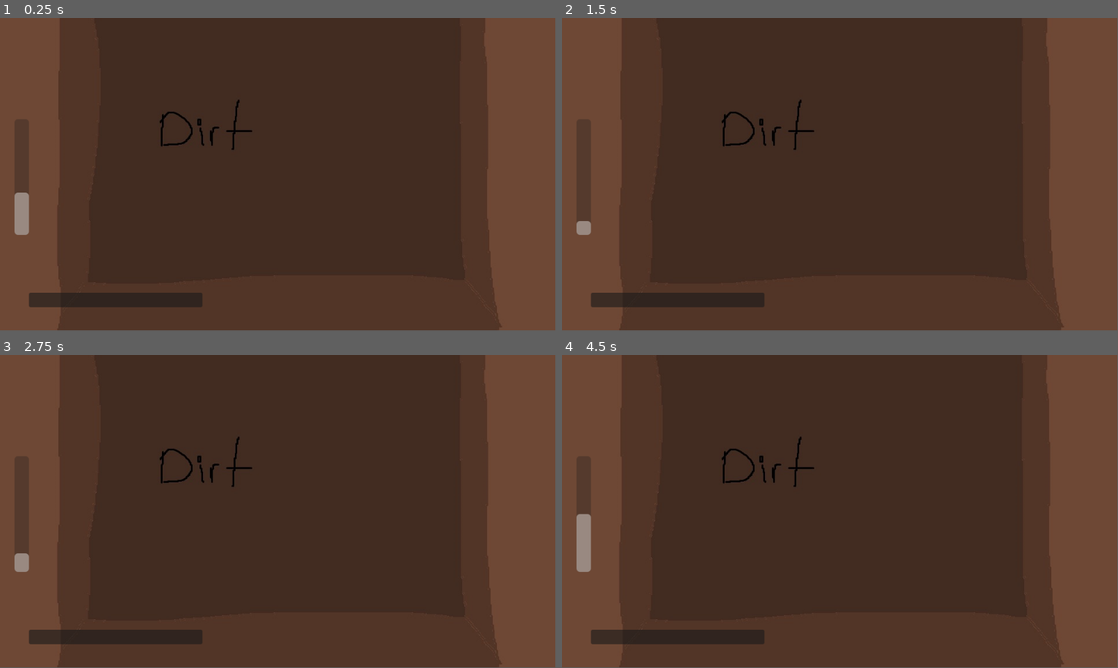
Above: before the commit, frames 1-4 (two rows, left to right).
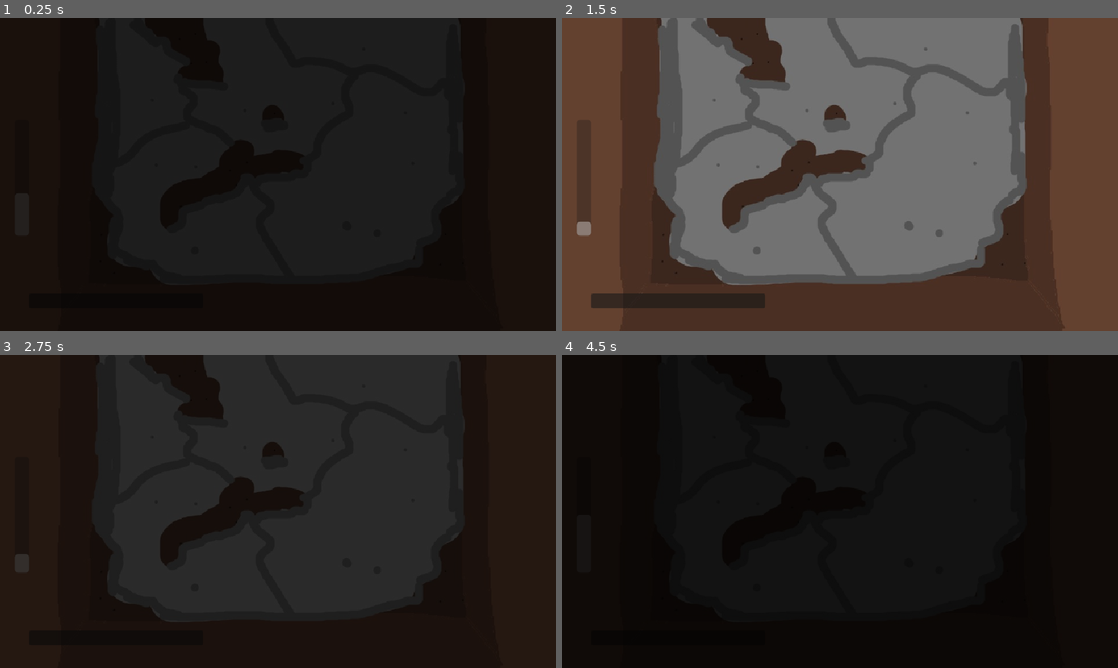
Above: after the commit, the same moments.

Repository: TezzyBear/brackeys-2025-2
Game: Godot game, scene res://scenes/game.tscn
Same seed, same stepped clock (60 frames per second), same inputs: the game is played once before the commit and once after it. Before the commit the project starts from res://scenes/dig.tscn.
Inputs (mouse positions are in pixels of both pictures, inside the frame that each line leads up to):
- Up to frame 1 (0.25 s): no input
- Up to frame 2 (1.5 s): move the mouse to (962, 158) at 0.52 s; click (962, 158) at 0.6 s; tap Enter at 1.25 s; move the mouse to (728, 190) at 1.27 s; click (728, 190) at 1.35 s
- Up to frame 3 (2.75 s): move the mouse to (333, 442) at 2.02 s; click (333, 442) at 2.1 s
- Up to frame 4 (4.5 s): move the mouse to (812, 574) at 2.77 s; click (812, 574) at 2.85 s; move the mouse to (1006, 558) at 3.52 s; click (1006, 558) at 3.6 s; move the mouse to (673, 464) at 4.27 s; click (673, 464) at 4.35 s
In our replay, the window is 799x449 before the commit and 800x450 after it. These sizes can differ from the game's own. Grey fills any space a smaller window leaves; there, only what the larger window draws over its background counts as a difference.

The runs differ from the first frame. In frame 1, 99% of the frame differs, in the area x 0-100%, y 0-100%; in frame 2, 49%; in frame 3, 62%; in frame 4, 99%.

Commit message:
Basic game loop

Diff:
--- a/project.godot
+++ b/project.godot
@@ -11,13 +11,12 @@
 [application]
 
 config/name="Brackeys20252"
-run/main_scene="res://scenes/dig.tscn"
+run/main_scene="uid://dxxcvro4vwo2"
 config/features=PackedStringArray("4.4", "Mobile")
 config/icon="res://icon.svg"
 
 [autoload]
 
-GameManager="*res://scripts/game_manager.gd"
 Enums="*res://scripts/enums.gd"
 Chunks="*res://scripts/chunks.gd"
 
@@ -25,6 +24,15 @@
 
 window/size/viewport_width=960
 window/size/viewport_height=540
+window/stretch/mode="canvas_items"
+
+[input]
+
+click={
+"deadzone": 0.2,
+"events": [Object(InputEventMouseButton,"resource_local_to_scene":false,"resource_name":"","device":-1,"window_id":0,"alt_pressed":false,"shift_pressed":false,"ctrl_pressed":false,"meta_pressed":false,"button_mask":1,"position":Vector2(256, 7),"global_position":Vector2(265, 55),"factor":1.0,"button_index":1,"canceled":false,"pressed":true,"double_click":false,"script":null)
+]
+}
 
 [rendering]
 
--- a/scenes/dig.tscn
+++ b/scenes/dig.tscn
@@ -1,10 +1,9 @@
-[gd_scene load_steps=4 format=3 uid="uid://cun7vhbhw8oyh"]
+[gd_scene load_steps=3 format=3 uid="uid://cun7vhbhw8oyh"]
 
-[ext_resource type="Script" uid="uid://degi8mgv1o5lo" path="res://scenes/dig_scene_manager.gd" id="1_cd2qk"]
-[ext_resource type="Texture2D" uid="uid://crbfhexg4kcb8" path="res://assets/images/bgs/bg_dirt.jpg" id="1_v8b4l"]
+[ext_resource type="Script" uid="uid://degi8mgv1o5lo" path="res://scripts/dig_scene_manager.gd" id="1_cd2qk"]
 [ext_resource type="PackedScene" uid="uid://1s8icgqleh81" path="res://scenes/ui/canvas_ui.tscn" id="3_mhjl4"]
 
-[node name="Main" type="Node2D"]
+[node name="Dig" type="Node2D"]
 script = ExtResource("1_cd2qk")
 
 [node name="CanvasGame" type="CanvasLayer" parent="."]
@@ -15,7 +14,6 @@
 anchor_bottom = 1.0
 grow_horizontal = 2
 grow_vertical = 2
-texture = ExtResource("1_v8b4l")
 metadata/_edit_use_anchors_ = true
 
 [node name="CanvasUI" parent="." instance=ExtResource("3_mhjl4")]
--- a/scenes/dig_scene_manager.gd
+++ /dev/null
@@ -1,11 +0,0 @@
-extends Node2D
-
-class_name DigSceneManager
-
-# Called when the node enters the scene tree for the first time.
-func _ready() -> void:
-	GameManager.dig_scene = self
-
-# Called every frame. 'delta' is the elapsed time since the previous frame.
-func _process(delta: float) -> void:
-	pass
--- /dev/null
+++ b/scenes/game.tscn
@@ -0,0 +1,83 @@
+[gd_scene load_steps=8 format=3 uid="uid://dxxcvro4vwo2"]
+
+[ext_resource type="Script" uid="uid://cem63el5ke0x3" path="res://scripts/canvas_overlay.gd" id="1_uwrxv"]
+[ext_resource type="Script" uid="uid://cijyoj7k13whn" path="res://scripts/game_manager.gd" id="1_yqjtg"]
+[ext_resource type="Script" uid="uid://ntmuc3fp4f5s" path="res://scenes/transition_manager.gd" id="2_lnu2h"]
+
+[sub_resource type="Animation" id="Animation_7p6dd"]
+length = 0.001
+tracks/0/type = "value"
+tracks/0/imported = false
+tracks/0/enabled = true
+tracks/0/path = NodePath("ColorRect:modulate")
+tracks/0/interp = 1
+tracks/0/loop_wrap = true
+tracks/0/keys = {
+"times": PackedFloat32Array(0),
+"transitions": PackedFloat32Array(1),
+"update": 0,
+"values": [Color(1, 1, 1, 0)]
+}
+
+[sub_resource type="Animation" id="Animation_2j10d"]
+resource_name = "fade_in"
+tracks/0/type = "value"
+tracks/0/imported = false
+tracks/0/enabled = true
+tracks/0/path = NodePath("ColorRect:modulate")
+tracks/0/interp = 1
+tracks/0/loop_wrap = true
+tracks/0/keys = {
+"times": PackedFloat32Array(0, 1),
+"transitions": PackedFloat32Array(1, 1),
+"update": 0,
+"values": [Color(1, 1, 1, 1), Color(1, 1, 1, 0)]
+}
+
+[sub_resource type="Animation" id="Animation_ywxjt"]
+resource_name = "fade_out"
+tracks/0/type = "value"
+tracks/0/imported = false
+tracks/0/enabled = true
+tracks/0/path = NodePath("ColorRect:modulate")
+tracks/0/interp = 1
+tracks/0/loop_wrap = true
+tracks/0/keys = {
+"times": PackedFloat32Array(0, 1),
+"transitions": PackedFloat32Array(1, 1),
+"update": 0,
+"values": [Color(1, 1, 1, 0), Color(1, 1, 1, 1)]
+}
+
+[sub_resource type="AnimationLibrary" id="AnimationLibrary_e2t8h"]
+_data = {
+&"RESET": SubResource("Animation_7p6dd"),
+&"fade_in": SubResource("Animation_2j10d"),
+&"fade_out": SubResource("Animation_ywxjt")
+}
+
+[node name="Game" type="Node2D"]
+script = ExtResource("1_yqjtg")
+
+[node name="SceneContainer" type="Node2D" parent="."]
+
+[node name="TransitionManager" type="Node" parent="."]
+script = ExtResource("2_lnu2h")
+
+[node name="CanvasOverlay" type="CanvasLayer" parent="."]
+script = ExtResource("1_uwrxv")
+
+[node name="ColorRect" type="ColorRect" parent="CanvasOverlay"]
+modulate = Color(1, 1, 1, 0)
+anchors_preset = 15
+anchor_right = 1.0
+anchor_bottom = 1.0
+grow_horizontal = 2
+grow_vertical = 2
+color = Color(0, 0, 0, 1)
+metadata/_edit_use_anchors_ = true
+
+[node name="AnimationPlayer" type="AnimationPlayer" parent="CanvasOverlay"]
+libraries = {
+&"": SubResource("AnimationLibrary_e2t8h")
+}
--- a/scenes/interaction.tscn
+++ b/scenes/interaction.tscn
@@ -1,3 +1,32 @@
-[gd_scene format=3 uid="uid://bwybf42x85ren"]
+[gd_scene load_steps=3 format=3 uid="uid://bwybf42x85ren"]
+
+[ext_resource type="Script" uid="uid://dx4x0askgka2b" path="res://scripts/interaction_scene_manager.gd" id="1_krms6"]
+[ext_resource type="PackedScene" uid="uid://drm43ldv2plwx" path="res://scenes/selection_card.tscn" id="2_pcrba"]
 
 [node name="Interaction" type="Node2D"]
+script = ExtResource("1_krms6")
+
+[node name="CanvasGame" type="CanvasLayer" parent="."]
+
+[node name="CanvasInteractionDisplay" type="CanvasLayer" parent="."]
+
+[node name="Cards" type="Control" parent="CanvasInteractionDisplay"]
+layout_mode = 3
+anchors_preset = 0
+offset_right = 40.0
+offset_bottom = 40.0
+
+[node name="GoldCard" parent="CanvasInteractionDisplay/Cards" instance=ExtResource("2_pcrba")]
+offset_left = 180.0
+offset_top = 63.0
+offset_right = 180.0
+offset_bottom = 63.0
+title_text = "More gold"
+
+[node name="DirtCard" parent="CanvasInteractionDisplay/Cards" instance=ExtResource("2_pcrba")]
+offset_left = 572.0
+offset_top = 57.0
+offset_right = 572.0
+offset_bottom = 57.0
+type = 1
+title_text = "More dirt"
--- /dev/null
+++ b/scenes/selection_card.gd
@@ -0,0 +1,22 @@
+extends Control
+
+class_name SelectionCard
+
+@export var type: Enums.CARD
+@export var title_text = "Title" #Maybe remove? I mean title should depend on type so...
+
+@onready var title: Label = $Panel/Title
+
+signal on_selected(type: Enums.CARD)
+# Called when the node enters the scene tree for the first time.
+func _ready() -> void:
+	title.text = title_text
+
+
+# Called every frame. 'delta' is the elapsed time since the previous frame.
+func _process(delta: float) -> void:
+	pass
+
+
+func _on_button_pressed() -> void:
+	on_selected.emit(type)
--- /dev/null
+++ b/scenes/selection_card.tscn
@@ -0,0 +1,43 @@
+[gd_scene load_steps=2 format=3 uid="uid://drm43ldv2plwx"]
+
+[ext_resource type="Script" uid="uid://da2hxyqxn47kb" path="res://scenes/selection_card.gd" id="1_4it2i"]
+
+[node name="SelectionCard" type="Control"]
+layout_mode = 3
+anchors_preset = 0
+pivot_offset = Vector2(100, 200)
+script = ExtResource("1_4it2i")
+
+[node name="Panel" type="Panel" parent="."]
+layout_mode = 0
+offset_right = 200.0
+offset_bottom = 400.0
+
+[node name="Title" type="Label" parent="Panel"]
+layout_mode = 1
+anchors_preset = -1
+anchor_left = 0.5
+anchor_right = 0.5
+offset_left = -39.0
+offset_top = 10.0
+offset_right = 39.0
+offset_bottom = 33.0
+grow_horizontal = 2
+text = "More gold"
+
+[node name="Button" type="Button" parent="Panel"]
+layout_mode = 1
+anchors_preset = 7
+anchor_left = 0.5
+anchor_top = 1.0
+anchor_right = 0.5
+anchor_bottom = 1.0
+offset_left = -73.5
+offset_top = -100.0
+offset_right = 73.5
+offset_bottom = -58.0
+grow_horizontal = 2
+grow_vertical = 0
+text = "Go!"
+
+[connection signal="pressed" from="Panel/Button" to="." method="_on_button_pressed"]
--- /dev/null
+++ b/scenes/transition_manager.gd
@@ -0,0 +1,16 @@
+extends Node
+
+class_name TransitionManager
+@onready var overlay: Overlay = $"../CanvasOverlay"
+
+var in_transition := false
+
+func fade_in():
+	in_transition = true
+	await overlay.fade_in()
+	in_transition = false
+
+func fade_out():
+	in_transition = true
+	await overlay.fade_out()
+	in_transition = false
--- /dev/null
+++ b/scripts/canvas_overlay.gd
@@ -0,0 +1,22 @@
+extends CanvasLayer
+
+class_name Overlay
+
+@onready var animation_player: AnimationPlayer = $AnimationPlayer
+
+# Called when the node enters the scene tree for the first time.
+func _ready() -> void:
+	pass # Replace with function body.
+
+
+# Called every frame. 'delta' is the elapsed time since the previous frame.
+func _process(delta: float) -> void:
+	pass
+
+func fade_out():
+	animation_player.play("fade_out")
+	await animation_player.animation_finished
+
+func fade_in():
+	animation_player.play("fade_in")
+	await animation_player.animation_finished
--- a/scripts/chunks.gd
+++ b/scripts/chunks.gd
@@ -1,23 +1,23 @@
 extends Node
 
 var base: Array[Array] = [
-		[Enums.DIGGABLE.DIRT, Enums.DIGGABLE.DIRT, Enums.DIGGABLE.DIRT],
-		[Enums.DIGGABLE.DIRT, Enums.DIGGABLE.STONE, Enums.DIGGABLE.DIRT],
-		[Enums.DIGGABLE.STONE, Enums.DIGGABLE.STONE, Enums.DIGGABLE.DIRT],
-		[Enums.DIGGABLE.STONE, Enums.DIGGABLE.STONE, Enums.DIGGABLE.STONE],
+		[Enums.STEP.DIRT, Enums.STEP.DIRT, Enums.STEP.DIRT],
+		[Enums.STEP.DIRT, Enums.STEP.STONE, Enums.STEP.DIRT],
+		[Enums.STEP.STONE, Enums.STEP.STONE, Enums.STEP.DIRT],
+		[Enums.STEP.STONE, Enums.STEP.STONE, Enums.STEP.STONE],
 	]
 
 var gold: Array[Array] = [
-		[Enums.DIGGABLE.GOLD, Enums.DIGGABLE.DIRT, Enums.DIGGABLE.GOLD],
-		[Enums.DIGGABLE.GOLD, Enums.DIGGABLE.GOLD, Enums.DIGGABLE.DIRT],
-		[Enums.DIGGABLE.GOLD, Enums.DIGGABLE.STONE, Enums.DIGGABLE.GOLD],
-		[Enums.DIGGABLE.GOLD, Enums.DIGGABLE.GOLD, Enums.DIGGABLE.GOLD],
+		[Enums.STEP.GOLD, Enums.STEP.DIRT, Enums.STEP.GOLD],
+		[Enums.STEP.GOLD, Enums.STEP.GOLD, Enums.STEP.DIRT],
+		[Enums.STEP.GOLD, Enums.STEP.STONE, Enums.STEP.GOLD],
+		[Enums.STEP.GOLD, Enums.STEP.GOLD, Enums.STEP.GOLD],
 	]
 
-func return_chunk(chunk_type: Enums.CHUNK_TYPES) -> Array:
+func get_random_chunk(chunk_type: Enums.CHUNK_TYPES) -> Array:
 	match chunk_type:
 		Enums.CHUNK_TYPES.DIRT:
-			return base[randi_range(0, base.size() - 1)] as Array[Enums.DIGGABLE]
+			return base[randi_range(0, base.size() - 1)] as Array[Enums.STEP]
 		Enums.CHUNK_TYPES.GOLD:
-			return gold[randi_range(0, gold.size() - 1)] as Array[Enums.DIGGABLE]
+			return gold[randi_range(0, gold.size() - 1)] as Array[Enums.STEP]
 	return []
--- /dev/null
+++ b/scripts/dig_scene_manager.gd
@@ -0,0 +1,38 @@
+extends Node2D
+
+class_name DigSceneManager
+
+@onready var texture_rect: TextureRect = $CanvasGame/TextureRect
+
+const DIRT_TEXTURE = preload("res://assets/images/bgs/bg_dirt.jpg")
+const STONE_TEXTURE = preload("res://assets/images/bgs/bg_stone.jpg")
+const GOLD_TEXTURE = preload("res://assets/images/bgs/bg_gold.jpg")
+
+func _ready() -> void:
+	GameManager.instance.dig_scene = self
+	var step_value = GameManager.instance.level_layout[GameManager.instance.level_index]
+	texture_rect.texture = _get_diggable_texture(step_value)
+
+func _process(delta: float) -> void:
+	var in_transition = GameManager.instance.transition_manager.in_transition
+	if not in_transition and Input.is_action_just_pressed("click"):
+		GameManager.instance.run_step()
+
+func _get_diggable_texture(bg: Enums.STEP):
+	match bg:
+		Enums.STEP.DIRT:
+			return DIRT_TEXTURE
+		Enums.STEP.STONE:
+			return STONE_TEXTURE
+		Enums.STEP.GOLD:
+			return GOLD_TEXTURE
+
+func transition_to_bg(bg: Enums.STEP) -> void:
+	await GameManager.instance.transition_manager.fade_out()
+	texture_rect.texture = _get_diggable_texture(bg)
+	await GameManager.instance.transition_manager.fade_in()
+
+func transition_to_interaction(bg: Enums.STEP) -> void:
+	await GameManager.instance.transition_manager.fade_out()
+	GameManager.instance.dig_scene = null
+	GameManager.instance.transition_to_scene(load("res://scenes/interaction.tscn"))
--- a/scripts/enums.gd
+++ b/scripts/enums.gd
@@ -5,8 +5,21 @@
 	GOLD
 }
 
-enum DIGGABLE {
+enum STEP {
+	# diggables
 	DIRT,
 	GOLD,
-	STONE
+	STONE,
+	# 3+ means interaction (non-diggables)
+	STORE,
+	SELECTION,
+	ENCOUNTER,
+	TREASURE,
 }
+
+# Add risk factor by adding sneaky enemies/characters that will say truth or not to a path
+
+enum CARD {
+	GOLD_PATH,
+	DIRT_PATH,
+}
--- a/scripts/game_manager.gd
+++ b/scripts/game_manager.gd
@@ -1,24 +1,51 @@
 extends Node
 
+class_name GameManager
+
+static var instance: GameManager
+
+@onready var transition_manager: TransitionManager = $TransitionManager
+
+var rendered_scene: Node = null
 var dig_scene: DigSceneManager = null
-
+var interaction_scene: InteractionSceneManager = null
 # Progress Variables
-var level_index := -1
+var level_index := 0
 var level_layout := [] # Add predefined "routes" that end on an interaction
 
-# Character Stats
+# Player Stats
 var fatigue := 0 #cap 100
 var weight := 0
 
-# Called when the node enters the scene tree for the first time.
 func _ready() -> void:
-	print("GameManager initialized...")
+	if not instance:
+		GameManager.instance = self
+		print("Initialized Game Manager")
 
-	var random_chunk = Chunks.return_chunk(Enums.CHUNK_TYPES.DIRT)
-	level_layout.append(random_chunk)
+	var random_chunk = Chunks.get_random_chunk(Enums.CHUNK_TYPES.DIRT)
+	add_chunk(random_chunk)
+	transition_to_scene(load("res://scenes/dig.tscn"))
 
-	print(level_layout)
-
-# Called every frame. 'delta' is the elapsed time since the previous frame.
 func _process(delta: float) -> void:
 	pass
+
+func run_step():
+	level_index += 1
+	if not dig_scene: return
+
+	var step_result: Enums.STEP = level_layout[level_index]
+	if step_result < 3:
+		dig_scene.transition_to_bg(step_result)
+	else:
+		dig_scene.transition_to_interaction(step_result)
+
+func transition_to_scene(scene: PackedScene):
+	if rendered_scene:
+		rendered_scene.queue_free()
+	rendered_scene = scene.instantiate()
+	get_tree().current_scene.add_child(rendered_scene)
+	await transition_manager.fade_in()
+
+func add_chunk(chunk: Array):
+	level_layout += chunk + [Enums.STEP.SELECTION]
+	print(level_layout)
--- /dev/null
+++ b/scripts/interaction_scene_manager.gd
@@ -0,0 +1,32 @@
+extends Node2D
+
+class_name InteractionSceneManager
+
+@onready var cards: Control = $CanvasInteractionDisplay/Cards
+
+var in_transition := false
+
+func _ready() -> void:
+	GameManager.instance.interaction_scene = self
+	for card in cards.get_children():
+		(card as SelectionCard).on_selected.connect(transition_to_dig)
+
+# Called every frame. 'delta' is the elapsed time since the previous frame.
+func _process(delta: float) -> void:
+	pass
+
+func get_chunk_type_from_card_type(selected_card_type: Enums.CARD):
+	match selected_card_type:
+		Enums.CARD.DIRT_PATH:
+			return Enums.CHUNK_TYPES.DIRT
+		Enums.CARD.GOLD_PATH:
+			return Enums.CHUNK_TYPES.GOLD
+
+func transition_to_dig(selected_card_type: Enums.CARD) -> void:
+	var next_chunk_type = get_chunk_type_from_card_type(selected_card_type)
+	GameManager.instance.add_chunk(Chunks.get_random_chunk(next_chunk_type))
+	GameManager.instance.run_step()
+
+	await GameManager.instance.transition_manager.fade_out()
+	GameManager.instance.interaction_scene = null
+	GameManager.instance.transition_to_scene(load("res://scenes/dig.tscn"))
Not shown, added: scenes/selection_card.gd.uid
Not shown, added: scenes/transition_manager.gd.uid
Not shown, added: scripts/canvas_overlay.gd.uid
Renamed: scenes/dig_scene_manager.gd.uid -> scripts/dig_scene_manager.gd.uid
Not shown, changed: scripts/game_manager.gd.uid
Not shown, added: scripts/interaction_scene_manager.gd.uid
